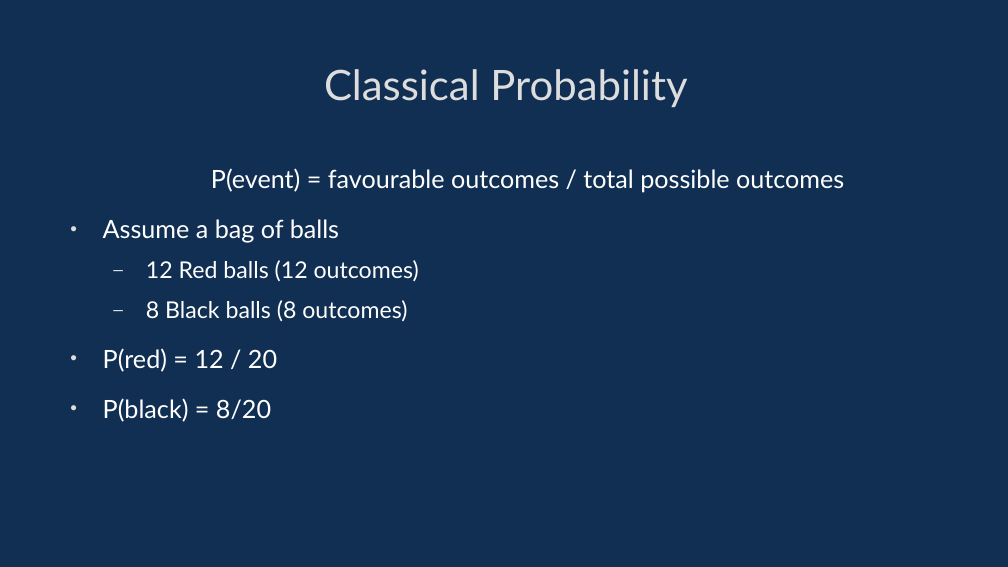
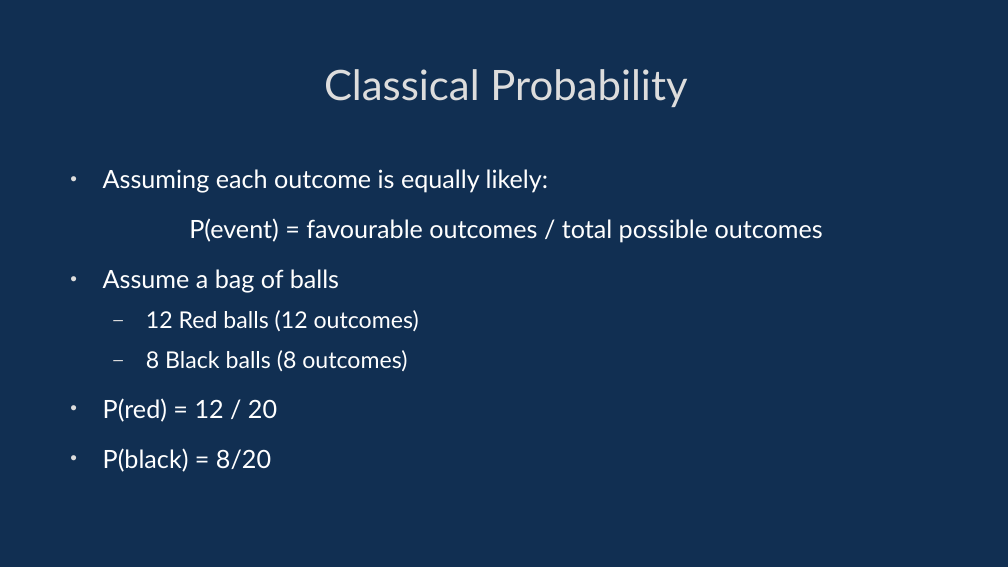
Before and after one commit to davidgundry/maths22-23, a slide deck: slide 12 of slides/maths-10-probability.odp (slide 5 before the commit). Drawn at 1008x567 pixels with LibreOffice and Linux fonts; fonts in the diff are those of the drawing. Boxes give left, top, right and bottom in pixels: in the first picture for what was removed or moved away, otherwise in the second. Text is boxed around its words. In the diff, an @@ line names an element or a change of style, - is before the commit and + after.

```diff
--- a/slides/maths-10-probability.odp
+++ b/slides/maths-10-probability.odp
@@ text at box(103, 169, 549, 193): paragraph added @@
+• Assuming each outcome is equally likely:
@@ text at box(189, 219, 823, 243): indent changed @@
```
Also in this commit, not shown: 5 other slides changed, 5 slides added, 19 other files.
